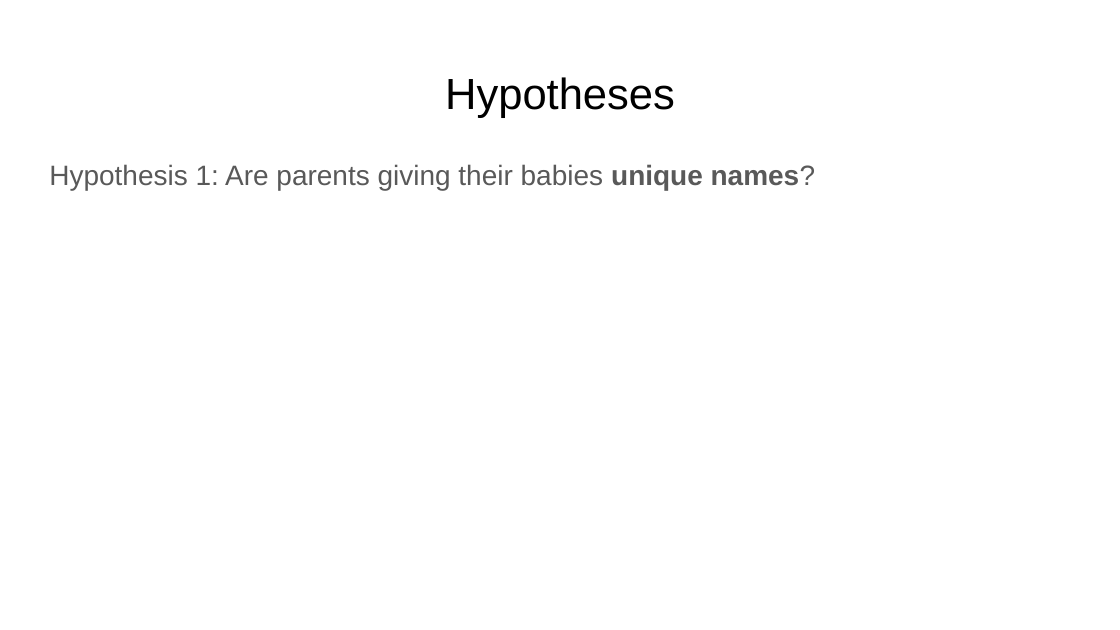
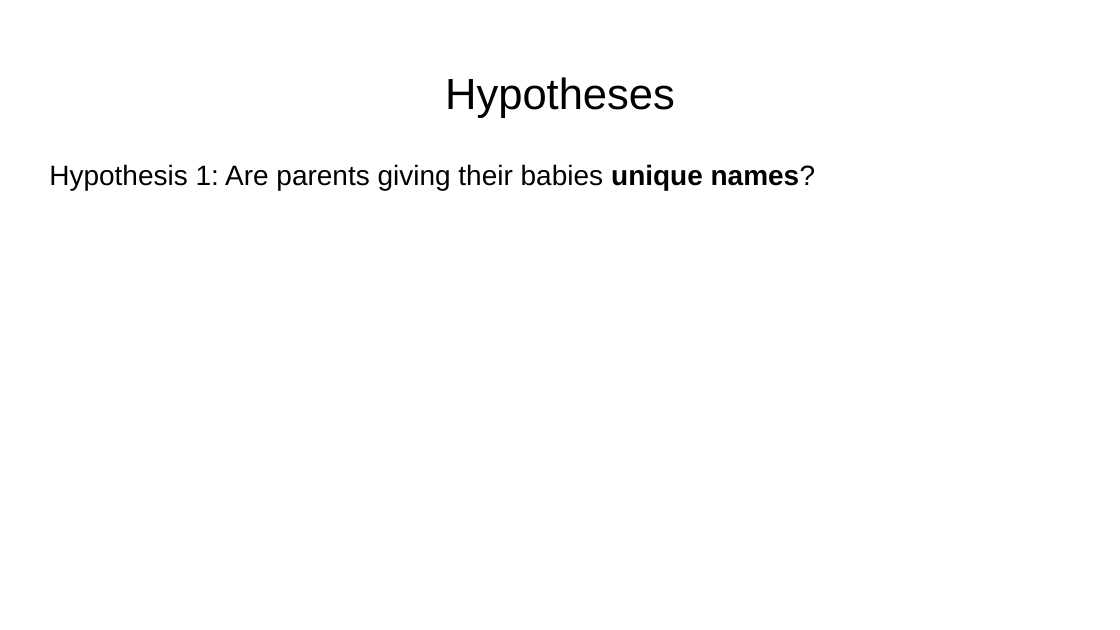
Before and after one commit to nycdatasci/bootcamp006_project, a slide deck: slide 6 of Project1-ExploreVis/JieleiZhu/Bootcamp_ Project#1.pptx. Drawn at 1120x630 pixels with LibreOffice and Linux fonts; fonts in the diff are those of the drawing. Boxes give left, top, right and bottom in pixels: in the first picture for what was removed or moved away, otherwise in the second. Text is boxed around its words. In the diff, an @@ line names an element or a change of style, - is before the commit and + after.

```diff
--- a/Project1-ExploreVis/JieleiZhu/Bootcamp_ Project#1.pptx
+++ b/Project1-ExploreVis/JieleiZhu/Bootcamp_ Project#1.pptx
@@ text "Hypothesis 1: Are parents giving ..." at box(49, 164, 815, 190): text colour #595959 to #000000 @@
```
Also in this commit, not shown: 4 other slides changed.
